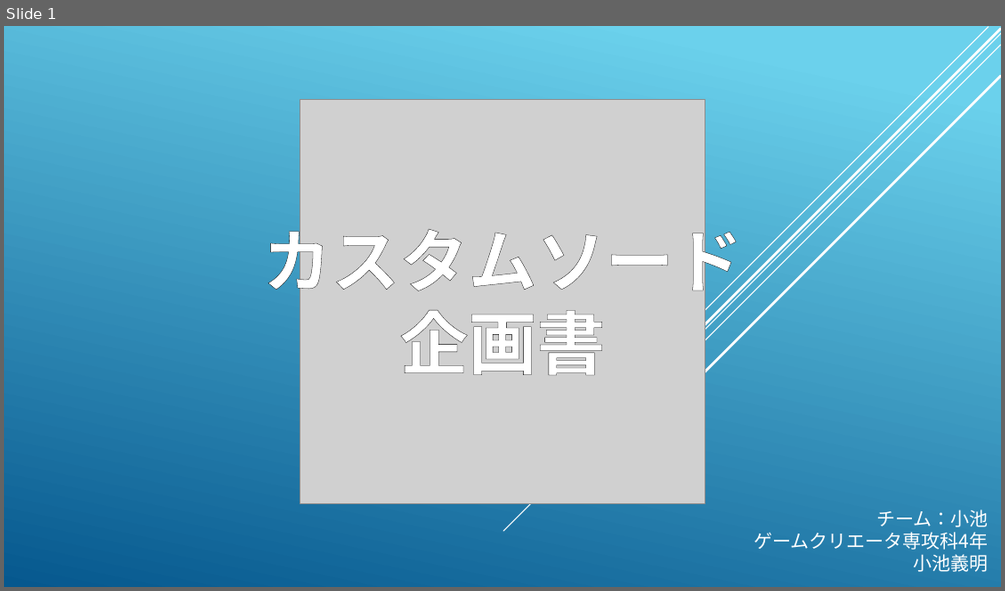
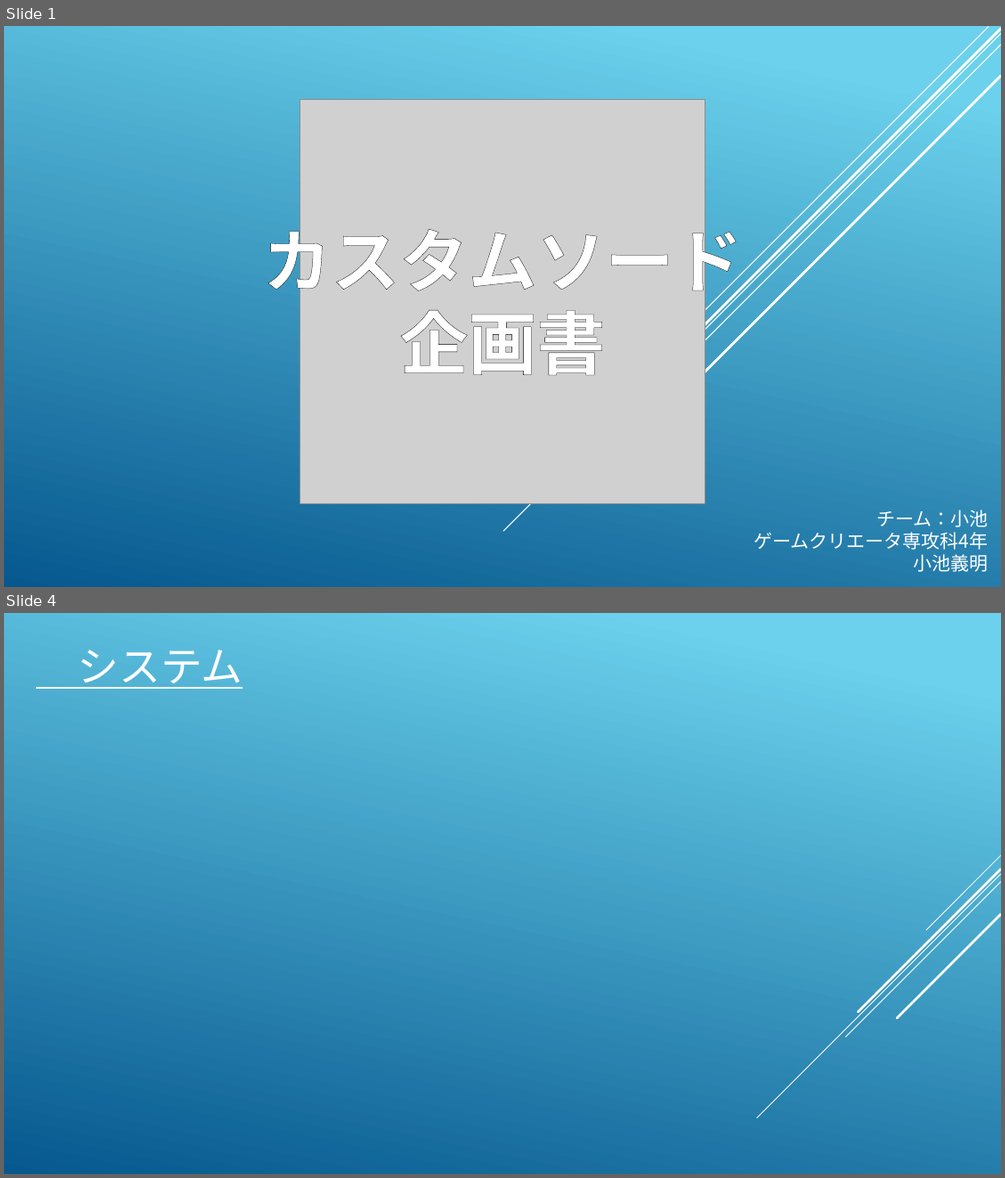
Before and after one commit to koike0723/Aso2020Winter, a slide deck: 企画書.pptx. Shown one above the other, each under a label of ours: slide 1 before the commit, slides 1 and 4 after it; the slides between them are not shown. The pictures are 1005x591 and 1005x1178 pixels, drawn with LibreOffice and Linux fonts; fonts in the diff are those of the drawing; grey boxes stand for pictures. Boxes give left, top, right and bottom in pixels: in the first picture for what was removed or moved away, otherwise in the second. Text is boxed around its words. In the diff, an @@ line names an element or a change of style, - is before the commit and + after.

```diff
--- a/企画書.pptx
+++ b/企画書.pptx
@@ slide 4 added at bbox=[4, 613, 1001, 1174], background gradient #6ED2EB to #06588E @@
@@ text added at bbox=[78, 649, 243, 689], 40 pt, text #FFFFFF, underline @@
+システム
@@ group added at bbox=[757, 855, 1001, 1118]: 5 lines @@
```
Also in this commit, not shown: 2 slides changed, 1 slide removed, 7 other files.
